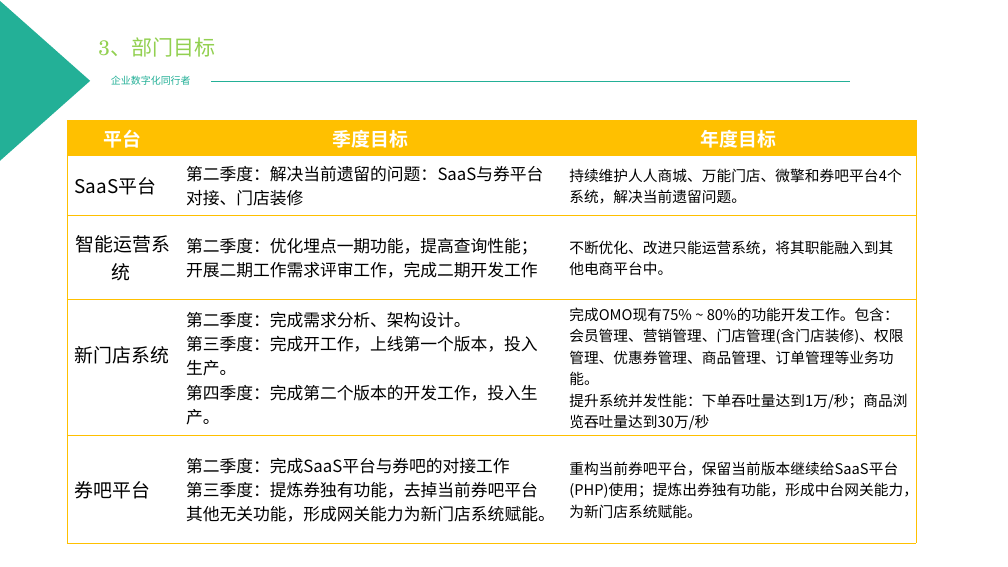
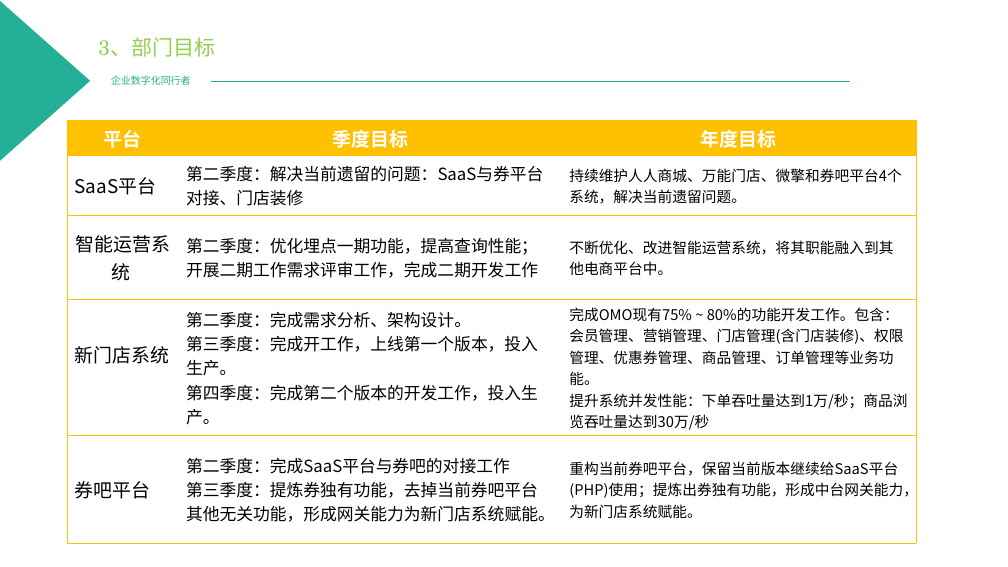
Before and after one commit to PowerYangcl/company-docment, a slide deck: slide 8 of 中企动力/2019年电商中台发展规划 - 杨成琳.pptx (slide 5 before the commit). Drawn at 1008x567 pixels with LibreOffice and Linux fonts; fonts in the diff are those of the drawing; background and template pictures are left out. Boxes give left, top, right and bottom in pixels: in the first picture for what was removed or moved away, otherwise in the second. Text is boxed around its words. In the diff, an @@ line names an element or a change of style, - is before the commit and + after.

```diff
--- a/中企动力/2019年电商中台发展规划 - 杨成琳.pptx
+++ b/中企动力/2019年电商中台发展规划 - 杨成琳.pptx
@@ table at <box>67,120,917,526</box> @@
-row 3, column 3: 不断优化、改进只能运营系统，将其职能融入到其他电商平台中。
+row 3, column 3: 不断优化、改进智能运营系统，将其职能融入到其他电商平台中。
```
Also in this commit, not shown: 2 other slides changed, 3 slides added.
